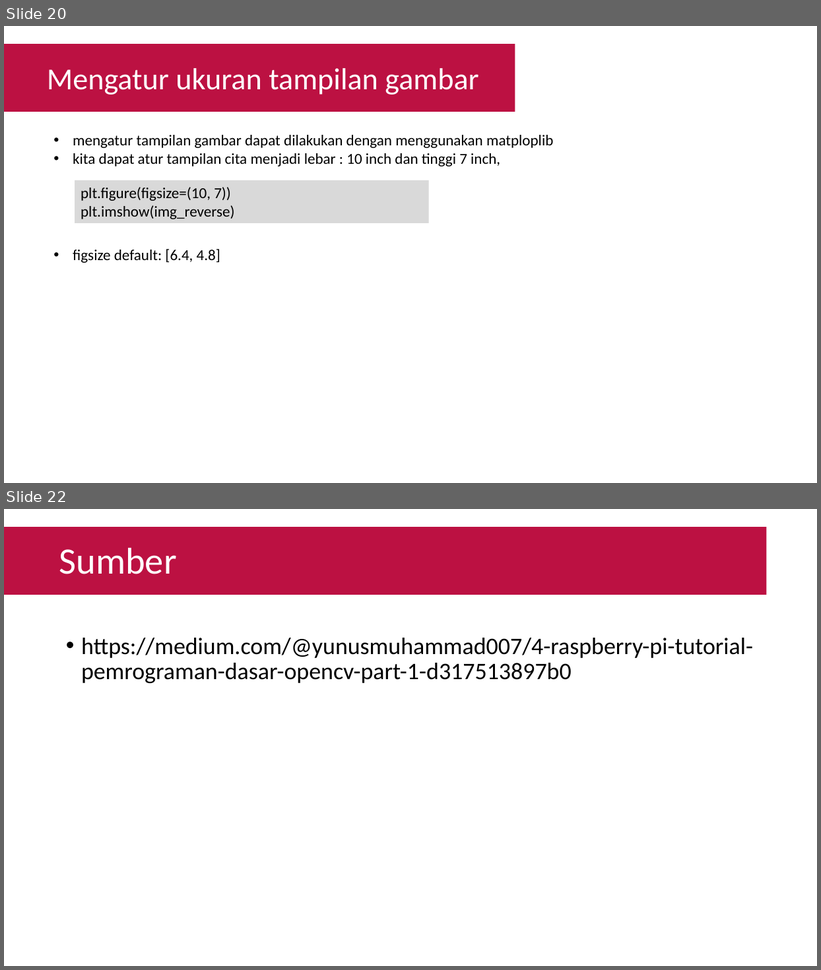
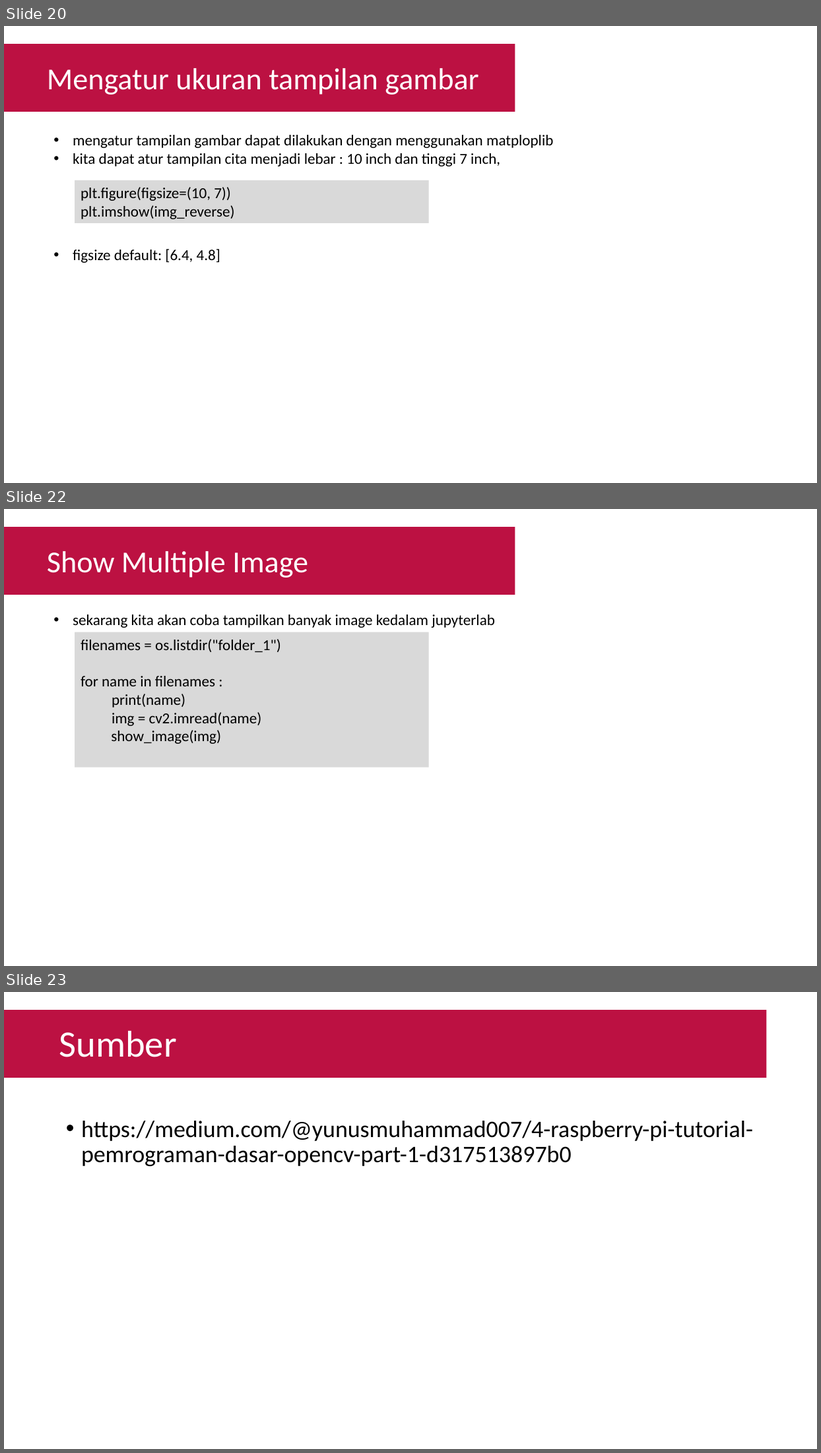
Before and after one commit to Muhammad-Yunus/Materi-Training, a slide deck: A. Raspberry Pi - Image Processing/#5 - Computer Vision Part 1 (read, show, write image)/P5 - Computer Vision Part 1 (read, show, write image).pptx. Shown one above the other, each under a label of ours: slides 20 and 22 before the commit, slides 20, 22 and 23 after it; the slides between them are not shown. The pictures are 821x970 and 821x1453 pixels, drawn with LibreOffice and Linux fonts; fonts in the diff are those of the drawing. Boxes give left, top, right and bottom in pixels: in the first picture for what was removed or moved away, otherwise in the second. Text is boxed around its words. In the diff, an @@ line names an element or a change of style, - is before the commit and + after.

```diff
--- a/A. Raspberry Pi - Image Processing/#5 - Computer Vision Part 1 (read, show, write image)/P5 - Computer Vision Part 1 (read, show, write image).pptx
+++ b/A. Raspberry Pi - Image Processing/#5 - Computer Vision Part 1 (read, show, write image)/P5 - Computer Vision Part 1 (read, show, write image).pptx
@@ slide 22 added at (4, 509, 817, 966), background #FFFFFF @@
@@ rectangle added at (4, 527, 516, 594), fill #BC1142 @@
@@ text added at (47, 551, 308, 578), 36 pt, text #FFFFFF @@
+Show Multiple Image
@@ text added at (73, 615, 495, 628), 18 pt, text #000000 @@
+• sekarang kita akan coba tampilkan banyak image kedalam jupyterlab
@@ rectangle added at (75, 632, 429, 768), fill #D9D9D9, 18 pt, text #000000 @@
+filenames = os.listdir("folder_1")
+for name in filenames :
+print(name)
+img = cv2.imread(name)
+  show_image(img)
@@ what was slide 22 is now slide 23 @@
```
Also in this commit, not shown: 5 slides changed, 2 other files.
